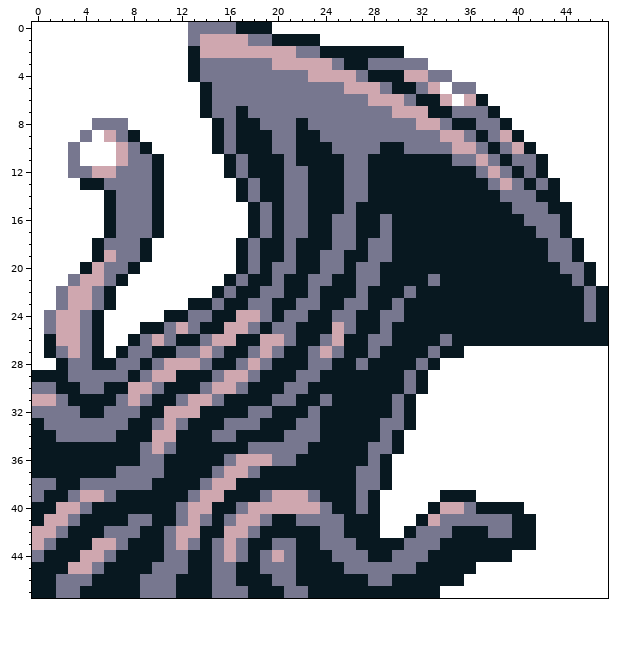
Pixel-art sprite, stored at gfx/pokemon/ma_0/back.png. Above: the version before the commit.
The file is 48x48 pixels.
And afterwards:
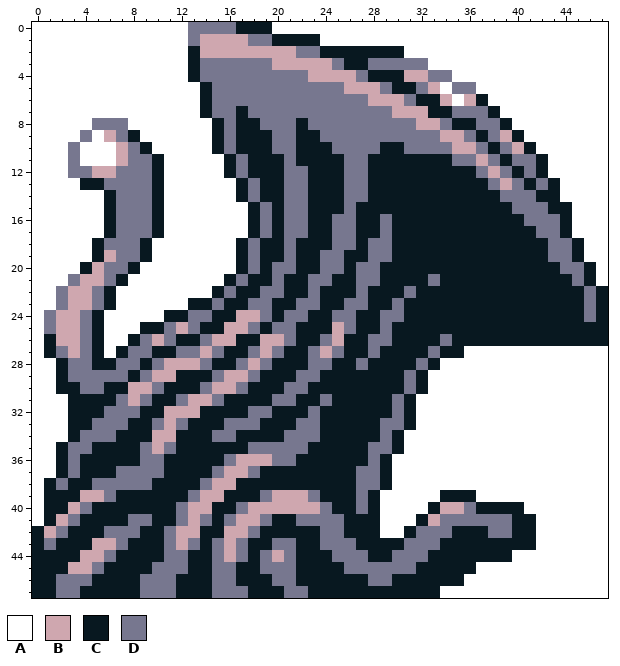
Palette (. is transparent): A #ffffff  B #cfa7af  C #081820  D #77778f
The edit:
Colour B gives way to colour A in row 31 at x 0 to 1.
Colour C gives way to colour A in row 29 at x 0 to 1; in row 33 at x 0; in rows 34 to 37 at x 0 to 1; in rows 40 to 41 at x 0.
Colour D gives way to colour A in row 30 at x 0 to 1; in row 31 at x 2; in row 32 at x 0 to 2; in row 33 at x 1 to 2; in row 34 at x 2; in rows 38 to 39 at x 0.
Colour B gives way to colour C in row 40 at x 2; in row 41 at x 1; in rows 42 to 43 at x 0.
Colour D gives way to colour C in row 32 at x 3; in row 33 at x 3 to 4; in row 34 at x 3; in row 38 at x 1 and 4; in row 39 at x 3; in row 44 at x 0.
Colour C gives way to colour D in row 35 at x 3 to 4; in rows 36 to 37 at x 3; in row 38 at x 2.
Pixel boxes of the changes (left, top, right, bottom) in both pictures:
changed: (32, 370, 92, 562)
